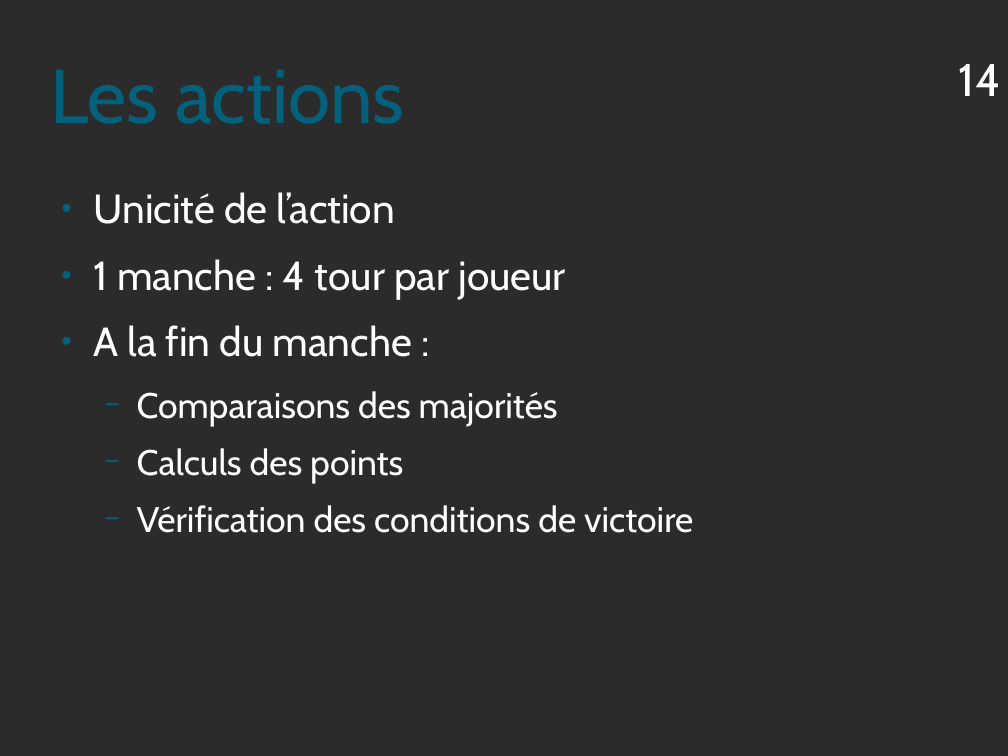
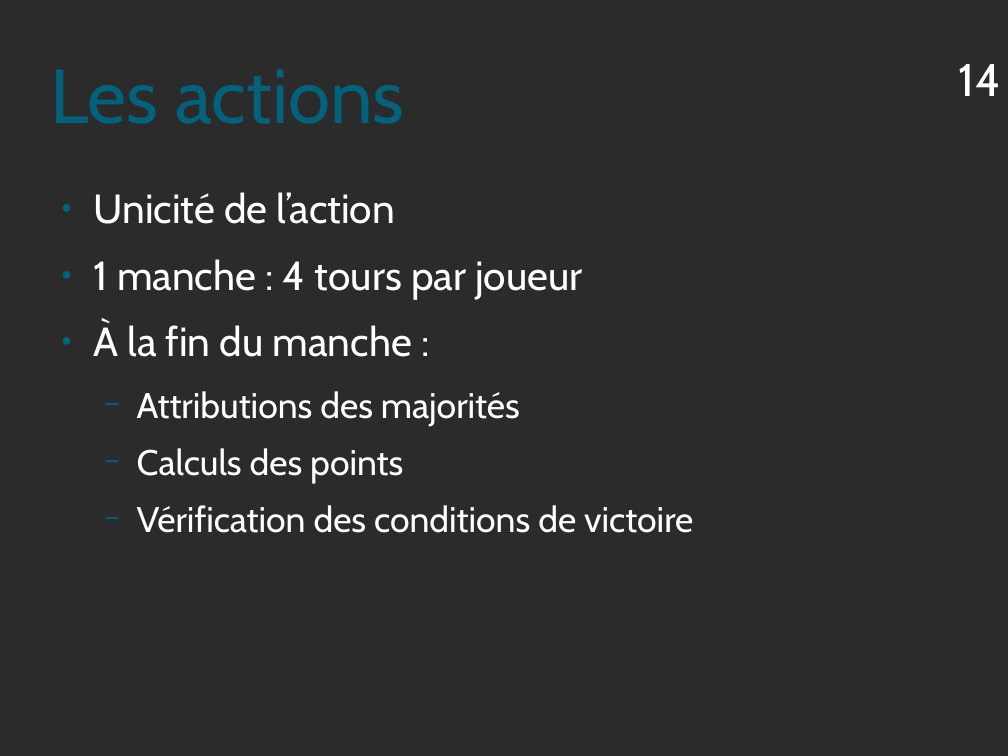
Before and after one commit to Triw-12/hanamikoji_solve, a slide deck: slide 14 of diaporama/Règles.odp. Drawn at 1008x756 pixels with LibreOffice and Linux fonts; fonts in the diff are those of the drawing; background and template pictures are left out; a plain dark background stands for a picture behind light text. Boxes give left, top, right and bottom in pixels: in the first picture for what was removed or moved away, otherwise in the second. Text is boxed around its words. In the diff, an @@ line names an element or a change of style, - is before the commit and + after.

```diff
--- a/diaporama/Règles.odp
+++ b/diaporama/Règles.odp
@@ text at box(93, 259, 582, 426): text changed @@
-● 1 manche : 4 tour par joueur
-● A la fin du manche :
-  − Comparaisons des majorités
+● 1 manche : 4 tours par joueur
+● À la fin du manche :
+  − Attributions des majorités
```
Also in this commit, not shown: 16 other slides changed, 3 slides added, 2 slides removed, 2 other files.
